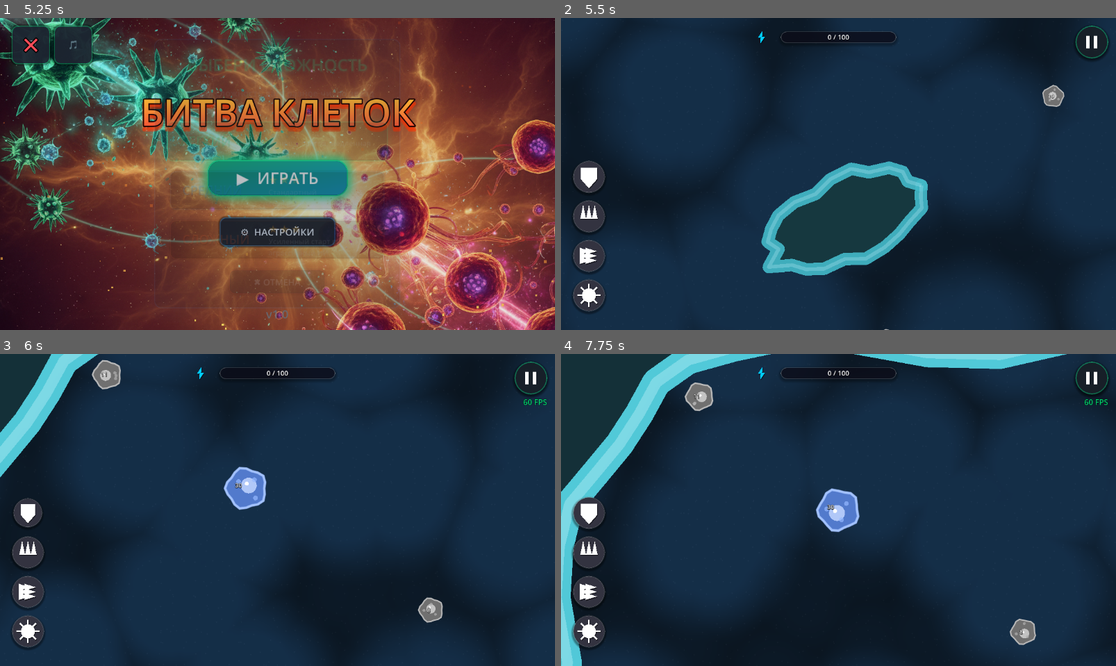
Above: before the commit, frames 1-4 (two rows, left to right).
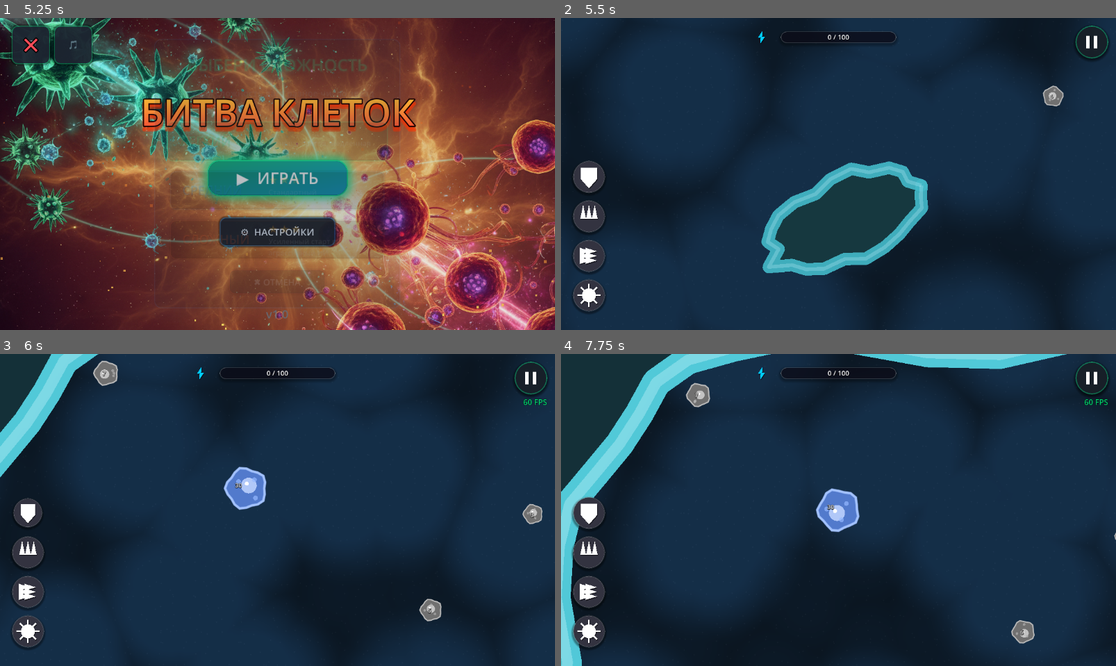
Above: after the commit, the same moments.

Repository: alexey231090/CellColony
Game: Godot game, scene res://scenes/ui/main_menu/main_menu.tscn
The game is run twice, just before and just after one commit, with the same random seed, the same clock (stepped at 60 frames per second) and the same inputs.
Inputs (mouse positions are in pixels of both pictures, inside the frame that each line leads up to):
- Up to frame 1 (5.25 s): click "▶ ИГРАТЬ" at 0.5 s; click "▶ ИГРАТЬ" at 1.25 s; click "🔊" at 2 s; click "🎵" at 2.75 s; click "⚙ НАСТРОЙКИ" at 3.5 s; click "1" at 4.25 s; click (277, 139) at 5.02 s
- Up to frame 2 (5.5 s): no input
- Up to frame 3 (6 s): tap Enter at 5.75 s; drag from (27, 513) to (333, 441) at 5.77 s
- Up to frame 4 (7.75 s): drag from (588, 553) to (810, 572) at 6.52 s; move the mouse to (588, 591) at 7.27 s; hold Right (ui_right) from 7.28 s (still down); tap Backspace at 7.35 s; click (588, 591) at 7.42 s

Frame 1 is identical in both runs. In frame 2, less than 0.1% of the frame differs, in the area x 58-91%, y 21-100%; in frame 3, 0.5%, in the area x 16-98%, y 1-87%; in frame 4, 0.4%.

Commit message:
Tune AI difficulty and neutral flow
Adjust organic level difficulty so enemy factions start with 1, 2, or 3 cells based on selected difficulty while preserving the existing AI behavior profiles. Make AI farm the nearest neutral, restrict shield use to real combat instead of neutral farming, increase neutral counts, lower neutral energy range, and sync the reference docs with the updated campaign and difficulty rules.

Diff:
--- a/scenes/levels/organic_level.gd
+++ b/scenes/levels/organic_level.gd
@@ -69,6 +69,8 @@
 	var player_cell = _spawn_cell(player_base_pos, BaseCell.OwnerType.PLAYER, 40.0)
 	player_cell.assigned_perk = "speed"
 	player_cell.z_index = 100
+	var difficulty: String = String(level_data.get("selected_difficulty", "easy"))
+	var enemy_start_cell_count: int = _get_enemy_start_cell_count(difficulty)
 
 	for i in range(1, int(level_data.get("num_enemies", 1)) + 1):
 		if i >= FACTION_BASES_NORMALIZED.size():
@@ -77,9 +79,12 @@
 		var enemy_pos: Vector2 = _find_safe_pos(raw_pos, playable_polygon_pts)
 		base_positions.append(enemy_pos)
 		var enemy_type: int = int(FACTION_BASES_NORMALIZED[i].type)
-		_spawn_cell(enemy_pos, enemy_type, 28.0)
-		_spawn_cell(enemy_pos + Vector2(randf_range(-140, 140), randf_range(-140, 140)), enemy_type, 16.0)
-		_spawn_cell(enemy_pos + Vector2(randf_range(-140, 140), randf_range(-140, 140)), enemy_type, 12.0)
+		var enemy_spawn_energies: Array[float] = [28.0, 16.0, 12.0]
+		for spawn_index in range(enemy_start_cell_count):
+			var spawn_pos := enemy_pos
+			if spawn_index > 0:
+				spawn_pos += Vector2(randf_range(-140, 140), randf_range(-140, 140))
+			_spawn_cell(spawn_pos, enemy_type, enemy_spawn_energies[spawn_index])
 
 	_spawn_neutral_cells(int(level_data.get("num_neutrals", 18)), base_positions, neutral_rng)
 
@@ -92,7 +97,19 @@
 	_setup_dev_camera()
 	_setup_pause_ui()
 
-	print("--- ORGANIC LEVEL LOADED: Чистое пространство (0,0) ---")
+	# 5. Применяем профиль сложности ИИ (deferred, чтобы AIFactionManager был готов)
+	call_deferred("_apply_ai_difficulty", difficulty)
+
+	print("--- ORGANIC LEVEL LOADED: Чистое пространство (0,0), сложность: %s ---" % difficulty)
+
+func _get_enemy_start_cell_count(difficulty: String) -> int:
+	match difficulty:
+		"medium":
+			return 2
+		"hard":
+			return 3
+		_:
+			return 1
 
 func _process(_delta: float) -> void:
 	# Обновляем смещение шейдера для параллакса
@@ -141,7 +158,7 @@
 				break
 		if too_close:
 			continue
-		_spawn_cell(pos, BaseCell.OwnerType.NEUTRAL, rng.randf_range(3.0, 15.0))
+		_spawn_cell(pos, BaseCell.OwnerType.NEUTRAL, rng.randf_range(2.0, 9.0))
 		spawned += 1
 
 func _setup_dev_camera() -> void:
@@ -486,3 +503,60 @@
 		max_v.x = max(max_v.x, p.x)
 		max_v.y = max(max_v.y, p.y)
 	return Rect2(min_v, max_v - min_v)
+
+## Применяет профиль сложности ко всем AIFactionManager в сцене.
+func _apply_ai_difficulty(difficulty: String) -> void:
+	var profile: Dictionary = _build_difficulty_profile(difficulty)
+	var managers = get_tree().get_nodes_in_group("ai_faction_managers")
+	for manager in managers:
+		if manager is AIFactionManager:
+			manager.apply_difficulty_profile(profile)
+	print("[Level] Профиль сложности '%s' применён к %d ИИ-менеджерам" % [difficulty, managers.size()])
+
+## Строит словарь-профиль параметров ИИ для выбранной сложности.
+func _build_difficulty_profile(difficulty: String) -> Dictionary:
+	match difficulty:
+		"easy":
+			return {
+				"decision_interval": 5.5,
+				"perk_delay_mult": 3.0,
+				"min_energy_ratio_for_war": 0.85,
+				"score_distance_scale": 900.0,
+				"goal_lock_time": 8.0,
+				"enemy_notice_range": 1000.0,
+				"shield_hp_threshold": 0.45,
+				"shield_min_max_energy": 20.0,
+				"virus_min_enemy_count": 3,
+				"rapid_fire_hp_target_threshold": 0.4,
+				"speed_boost_distance_threshold": 1200.0,
+			}
+		"hard":
+			return {
+				"decision_interval": 1.2,
+				"perk_delay_mult": 1.0,
+				"min_energy_ratio_for_war": 0.65,
+				"score_distance_scale": 3500.0,
+				"goal_lock_time": 3.0,
+				"enemy_notice_range": 3500.0,
+				"shield_hp_threshold": 0.35,
+				"shield_min_max_energy": 20.0,
+				"virus_min_enemy_count": 2,
+				"rapid_fire_hp_target_threshold": 0.55,
+				"speed_boost_distance_threshold": 900.0,
+			}
+		_: # medium (по умолчанию) — текущее поведение + стартовый кулдаун перков
+			return {
+				"decision_interval": 2.5,
+				"perk_delay_mult": 1.5,
+				"min_energy_ratio_for_war": 0.55,
+				"score_distance_scale": 2200.0,
+				# Как на easy, но без общей "тупизны": ИИ дольше добивает выбранную цель,
+				# вместо постоянного перескока между жирными нейтралками.
+				"goal_lock_time": 8.0,
+				"enemy_notice_range": 2000.0,
+				"shield_hp_threshold": 0.45,
+				"shield_min_max_energy": 20.0,
+				"virus_min_enemy_count": 3,
+				"rapid_fire_hp_target_threshold": 0.4,
+				"speed_boost_distance_threshold": 1200.0,
+			}
--- a/scenes/main.gd
+++ b/scenes/main.gd
@@ -175,7 +175,7 @@
 			for bpos in base_positions:
 				if pos.distance_to(bpos) < 600: too_close = true; break
 			if too_close: continue
-			_spawn_cell(pos, BaseCell.OwnerType.NEUTRAL, neutral_rng.randf_range(3.0, 22.0))
+			_spawn_cell(pos, BaseCell.OwnerType.NEUTRAL, neutral_rng.randf_range(2.0, 9.0))
 			spawned += 1
 		print("Мир: %d нейтральных, %d фракций." % [spawned, base_positions.size()])
 
--- a/scripts/core/AIFactionManager.gd
+++ b/scripts/core/AIFactionManager.gd
@@ -3,6 +3,7 @@
 
 ## Менеджер целой фракции ИИ.
 ## Управляет всеми клетками цвета как единой колонией.
+## Поддерживает профили сложности (easy / medium / hard).
 
 @export var faction: BaseCell.OwnerType = BaseCell.OwnerType.NEUTRAL
 @export var decision_interval: float = 2.5
@@ -30,6 +31,20 @@
 var _ai_rapid_fire_cd: float = 0.0
 var _ai_virus_cd: float = 0.0
 
+# === ПАРАМЕТРЫ СЛОЖНОСТИ ===
+## Режим скоринга нейтралок: "max_value" (жирные первыми) или "fast_capture" (слабые первыми)
+var neutral_score_mode: String = "max_value"
+## Порог HP (доля от max_energy) для активации щита
+var shield_hp_threshold: float = 0.45
+## Минимальный max_energy клетки для активации щита (фильтрует молодые клетки)
+var shield_min_max_energy: float = 20.0
+## Минимальное количество врагов для активации вируса
+var virus_min_enemy_count: int = 3
+## Порог HP цели (доля от max_energy) для скорострельности
+var rapid_fire_hp_target_threshold: float = 0.4
+## Порог дистанции до цели для активации ускорения
+var speed_boost_distance_threshold: float = 1200.0
+
 func _ready() -> void:
 	add_to_group("ai_faction_managers")
 	# Небольшой разброс, чтобы фракции не думали одновременно
@@ -41,6 +56,47 @@
 	if not my_cells.is_empty():
 		base_pos = _pick_base_pos(my_cells)
 		current_goal_pos = base_pos
+
+## Применяет профиль сложности к менеджеру ИИ.
+## Вызывается из organic_level.gd при старте уровня.
+func apply_difficulty_profile(profile: Dictionary) -> void:
+	if profile.has("decision_interval"):
+		decision_interval = float(profile.decision_interval)
+	if profile.has("enemy_notice_range"):
+		enemy_notice_range = float(profile.enemy_notice_range)
+	if profile.has("min_energy_ratio_for_war"):
+		min_energy_ratio_for_war = float(profile.min_energy_ratio_for_war)
+	if profile.has("goal_lock_time"):
+		goal_lock_time = float(profile.goal_lock_time)
+	if profile.has("score_distance_scale"):
+		score_distance_scale = float(profile.score_distance_scale)
+	if profile.has("neutral_score_mode"):
+		neutral_score_mode = String(profile.neutral_score_mode)
+	if profile.has("shield_hp_threshold"):
+		shield_hp_threshold = float(profile.shield_hp_threshold)
+	if profile.has("shield_min_max_energy"):
+		shield_min_max_energy = float(profile.shield_min_max_energy)
+	if profile.has("virus_min_enemy_count"):
+		virus_min_enemy_count = int(profile.virus_min_enemy_count)
+	if profile.has("rapid_fire_hp_target_threshold"):
+		rapid_fire_hp_target_threshold = float(profile.rapid_fire_hp_target_threshold)
+	if profile.has("speed_boost_distance_threshold"):
+		speed_boost_distance_threshold = float(profile.speed_boost_distance_threshold)
+
+	# Стартовый кулдаун перков (perk_delay_mult):
+	# На Easy/Medium ИИ начинает с перками на откате, на Hard — сразу готов.
+	var perk_delay_mult: float = float(profile.get("perk_delay_mult", 1.0))
+	if perk_delay_mult > 1.0:
+		var sm = get_tree().get_first_node_in_group("selection_manager")
+		if sm:
+			_ai_shield_cd = maxf(_ai_shield_cd, sm.SHIELD_COOLDOWN_MAX * perk_delay_mult)
+			_ai_speed_cd = maxf(_ai_speed_cd, sm.SPEED_COOLDOWN_MAX * perk_delay_mult)
+			_ai_rapid_fire_cd = maxf(_ai_rapid_fire_cd, sm.RAPID_FIRE_COOLDOWN_MAX * perk_delay_mult)
+			_ai_virus_cd = maxf(_ai_virus_cd, sm.VIRUS_COOLDOWN_MAX * perk_delay_mult)
+
+	print("[AI %s] Профиль сложности применён: interval=%.1f, notice_range=%.0f, war_ratio=%.2f, neutral_mode=%s" % [
+		_get_group_for_owner(faction), decision_interval, enemy_notice_range, min_energy_ratio_for_war, neutral_score_mode
+	])
 
 func _process(delta: float) -> void:
 	if faction == BaseCell.OwnerType.NEUTRAL or faction == BaseCell.OwnerType.PLAYER:
@@ -190,14 +246,13 @@
 
 func _find_best_neutral_global(from: Vector2, all_cells: Array[BaseCell]) -> BaseCell:
 	var best: BaseCell = null
-	var best_score := -INF
+	var min_dist_sq := INF
 	for c in all_cells:
 		if c.owner_type != BaseCell.OwnerType.NEUTRAL: continue
 		var dist_sq := from.distance_squared_to(c.global_position)
 		if dist_sq > expand_range * expand_range: continue
-		var score := _score_neutral(from, c, dist_sq)
-		if score > best_score:
-			best_score = score
+		if dist_sq < min_dist_sq:
+			min_dist_sq = dist_sq
 			best = c
 	return best
 
@@ -207,11 +262,6 @@
 		weakness = 1.0 - (enemy.stats.current_energy / enemy.stats.max_energy)
 	var denom := 1.0 + (dist_sq / (score_distance_scale * score_distance_scale))
 	return (1.0 + weakness * 1.6) / denom
-
-func _score_neutral(_from: Vector2, neutral: BaseCell, dist_sq: float) -> float:
-	var value := neutral.stats.current_energy
-	var denom := 1.0 + (dist_sq / (score_distance_scale * score_distance_scale))
-	return value / denom
 
 func _pick_patrol_point(from: Vector2) -> Vector2:
 	var map_rect := _get_map_rect()
@@ -266,11 +316,25 @@
 	if my_cells.is_empty(): return
 
 	# 1. ЩИТ (Приоритет: спасение)
+	# Исправление бага: фильтруем молодые клетки (max_energy < shield_min_max_energy),
+	# чтобы ИИ не тратил щит на свеже-захваченные нейтралки с малым HP.
 	if _ai_shield_cd <= 0 and ai_perk_energy >= sm.SHIELD_ENERGY_COST:
 		var target_shieldee: BaseCell = null
+		var current_time: float = Time.get_ticks_msec() / 1000.0
 		for cell in my_cells:
-			# Если клетка под огнем и ранена (и не заражена)
-			if not cell.is_infected and cell.stats.current_energy < cell.stats.max_energy * 0.45 and (Time.get_ticks_msec() / 1000.0 - cell.last_damage_time) < 1.5:
+			# Пропускаем молодые клетки — у них мало max_energy, это нормально
+			if cell.stats.max_energy < shield_min_max_energy:
+				continue
+
+			var damaged_by_enemy: bool = false
+			for attacker_owner in cell.contributions.keys():
+				var attacker_owner_int: int = int(attacker_owner)
+				if attacker_owner_int != int(faction) and attacker_owner_int != int(BaseCell.OwnerType.NEUTRAL) and cell.contributions[attacker_owner] > 0.0:
+					damaged_by_enemy = true
+					break
+
+			# Щит только при реальном бою с другой фракцией, а не при фарме нейтралок.
+			if not cell.is_infected and damaged_by_enemy and cell.stats.current_energy < cell.stats.max_energy * shield_hp_threshold and (current_time - cell.last_damage_time) < 1.5:
 				if cell.reflect_chance < 0.1: # Еще нет щита
 					target_shieldee = cell
 					break
@@ -295,7 +359,7 @@
 			var target_faction_group = _get_group_for_owner(current_target_node.owner_type)
 			var enemies = get_tree().get_nodes_in_group(target_faction_group)
 
-			if enemies.size() >= 3: # Бьем если у врага солидная кучка
+			if enemies.size() >= virus_min_enemy_count: # Бьем если у врага достаточная кучка
 				# Ищем нашу ближайшую клетку к цели
 				var nearest = _get_nearest_cell(my_cells, current_target_node.global_position)
 				if nearest:
@@ -309,7 +373,7 @@
 	# 3. СКОРОСТРЕЛЬНОСТЬ (Приоритет: добивание/атака)
 	if _ai_rapid_fire_cd <= 0 and ai_perk_energy >= sm.RAPID_FIRE_ENERGY_COST:
 		if current_target_node and is_instance_valid(current_target_node) and current_target_node.owner_type != BaseCell.OwnerType.NEUTRAL:
-			if current_target_node.stats.current_energy < current_target_node.stats.max_energy * 0.4:
+			if current_target_node.stats.current_energy < current_target_node.stats.max_energy * rapid_fire_hp_target_threshold:
 				# Проверяем, не включен ли уже перк (чтобы не спамить)
 				var already_raging = false
 				for c in my_cells:
@@ -327,7 +391,7 @@
 	# 4. УСКОРЕНИЕ (Приоритет: догнать цель)
 	if _ai_speed_cd <= 0 and ai_perk_energy >= sm.SPEED_ENERGY_COST:
 		var center = _get_center(my_cells)
-		if current_goal_pos != Vector2.ZERO and center.distance_to(current_goal_pos) > 1200.0:
+		if current_goal_pos != Vector2.ZERO and center.distance_to(current_goal_pos) > speed_boost_distance_threshold:
 			# Не ускоряемся, если уже летим на спринте
 			var already_sprinting = false
 			for c in my_cells:
--- a/scripts/core/LevelManager.gd
+++ b/scripts/core/LevelManager.gd
@@ -15,7 +15,7 @@
 	"has_islands": true,
 	"is_organic": true,
 	"map_scale": 1.1,
-	"num_neutrals": 36,
+	"num_neutrals": 46,
 	"seed": 42,
 	"chapter": 1,
 	"title": "Уровень",
@@ -31,7 +31,7 @@
 		"has_islands": true,
 		"is_organic": true,
 		"map_scale": 1.1,
-		"num_neutrals": 36,
+		"num_neutrals": 46,
 		"seed": 101,
 		"shape_type": "rounded_box",
 		"shape_size": Vector2(7200, 5000),
@@ -79,7 +79,7 @@
 		level_data["chapter"] = int(ceili(float(i) / float(CHAPTER_SIZE)))
 		level_data["title"] = "Уровень %d" % i
 		level_data["seed"] = 100 + i * 17
-		level_data["num_neutrals"] = maxi(14, 38 - int((i - 1) / 2))
+		level_data["num_neutrals"] = maxi(24, 48 - int((i - 1) / 2))
 		level_data["map_scale"] = 1.08 + minf(0.5, float(i - 1) * 0.015)
 		level_data["island_count"] = mini(5, 2 + int((i - 1) / 5))
 		levels.append(level_data)
Not shown, changed: REFERENCE.md
